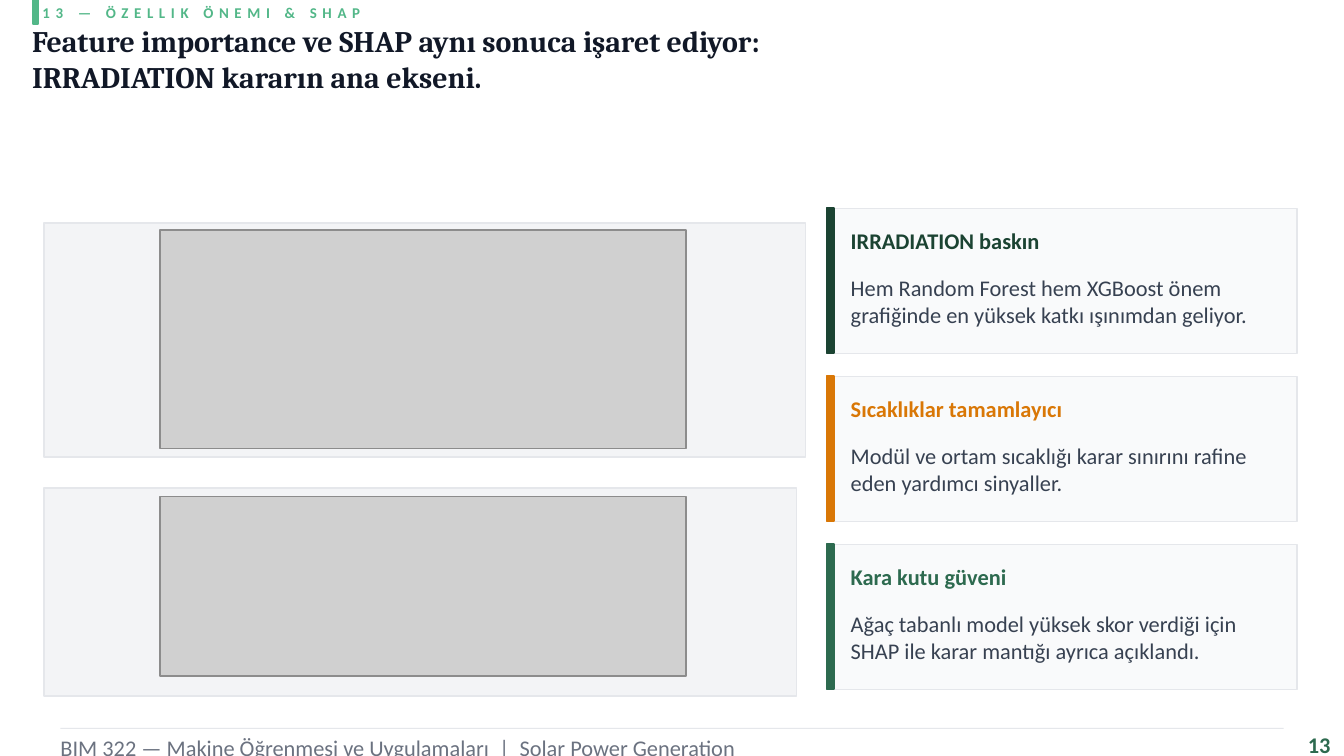
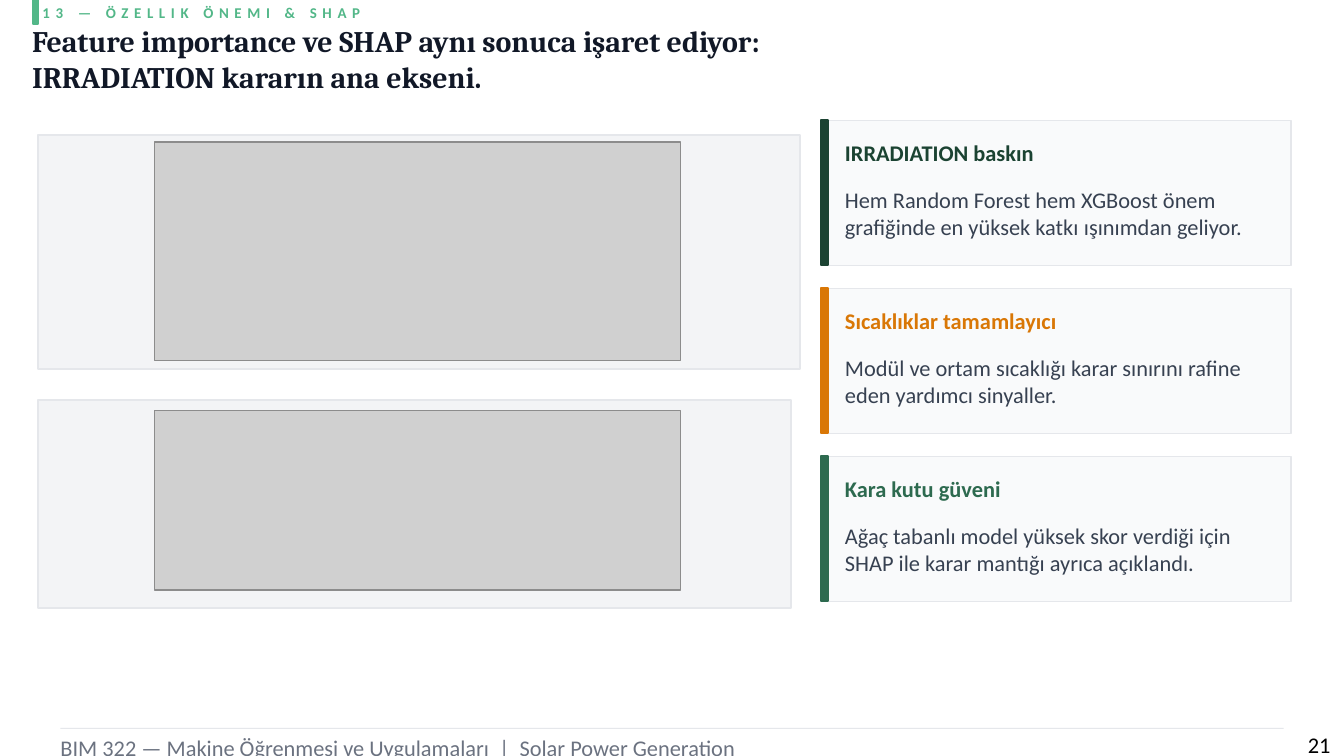
Before and after one commit to busraddmr/BIM322-Solar-Power-Prediction, a slide deck: slide 21 of sunum/BusraDemir_NazeninTatar_BIM322_Sunum.pptx (slide 17 before the commit). Drawn at 1344x756 pixels with LibreOffice and Linux fonts; fonts in the diff are those of the drawing; grey boxes stand for pictures. Boxes give left, top, right and bottom in pixels: in the first picture for what was removed or moved away, otherwise in the second. Text is boxed around its words. In the diff, an @@ line names an element or a change of style, - is before the commit and + after.

```diff
--- a/sunum/BusraDemir_NazeninTatar_BIM322_Sunum.pptx
+++ b/sunum/BusraDemir_NazeninTatar_BIM322_Sunum.pptx
@@ 3 texts, 2 rectangles, 1 picture: place and size @@
-3 texts, 2 rectangles, 1 picture at [44, 223, 1062, 696]
+3 texts, 2 rectangles, 1 picture at [38, 134, 1056, 607]
@@ 6 rectangles, 3 texts, 1 picture: place and size @@
-6 rectangles, 3 texts, 1 picture at [160, 208, 1297, 689]
+6 rectangles, 3 texts, 1 picture at [155, 121, 1292, 602]
@@ text at [1308, 738, 1331, 753]: text changed; text colour #2D6A4F to #000000; bold off @@
-13
+21
```
Also in this commit, not shown: 17 other slides changed, 5 slides added, 1 slide removed.
